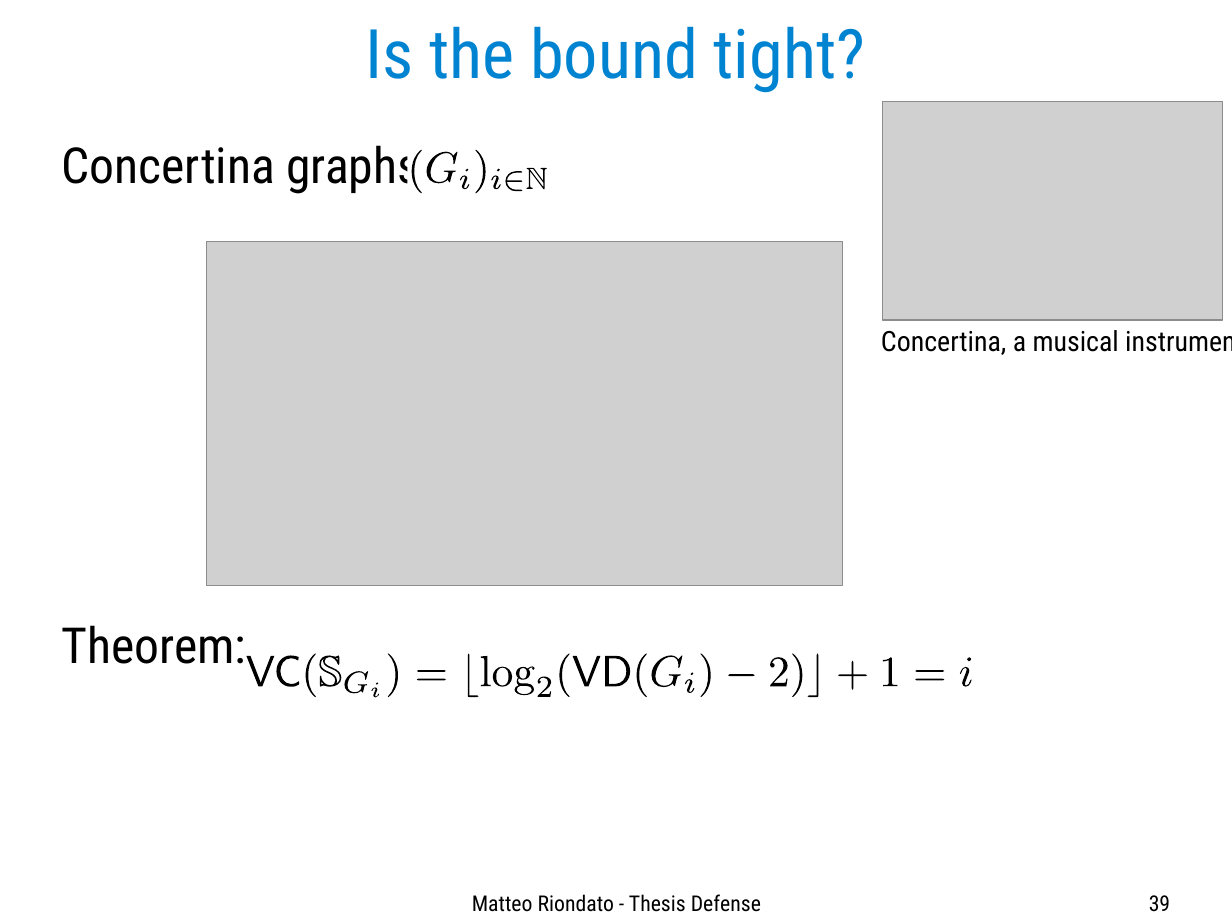
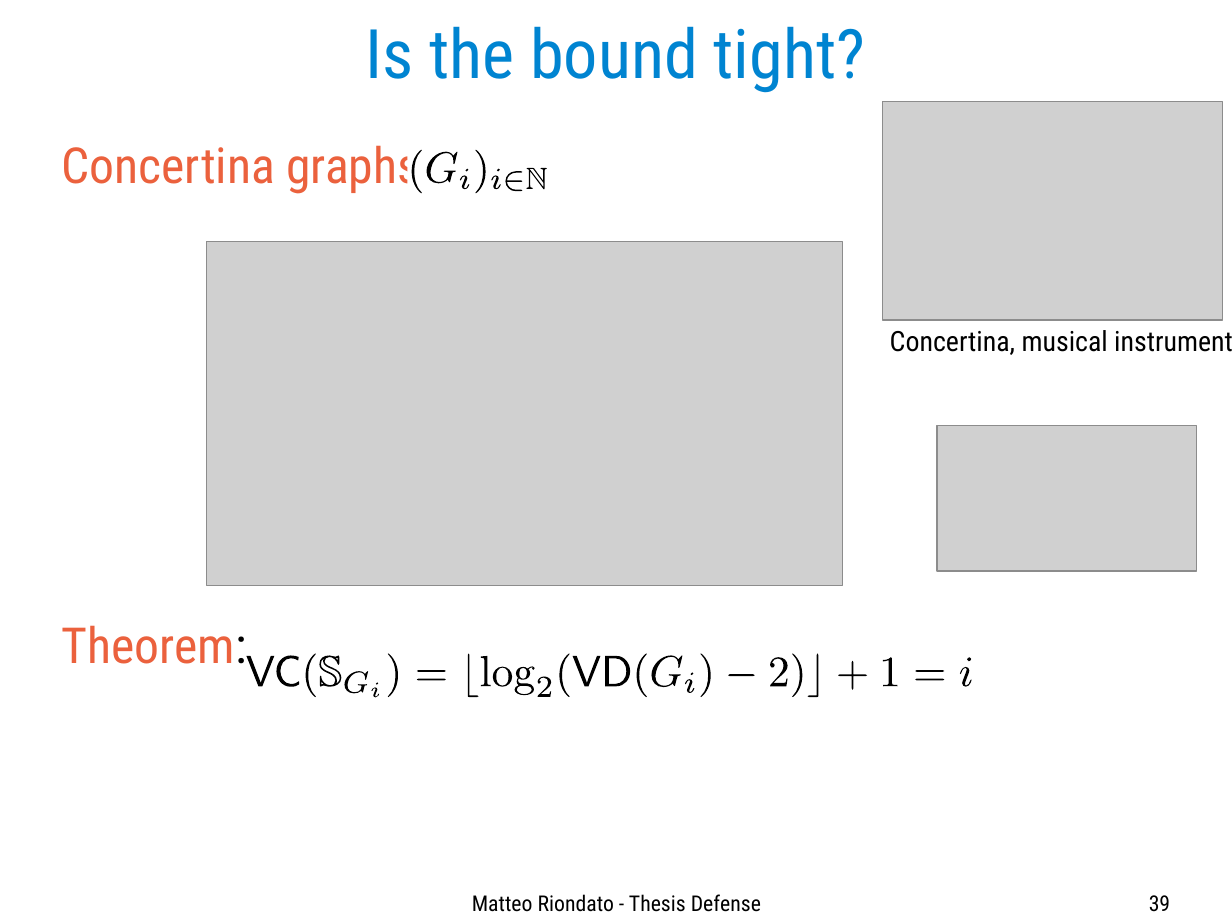
Before and after one commit to ZhizhongIsaacChen/dissertation, a slide deck: slide 39 of defense/Defense-talk.odp. Drawn at 1232x924 pixels with LibreOffice and Linux fonts; fonts in the diff are those of the drawing; grey boxes stand for pictures. Boxes give left, top, right and bottom in pixels: in the first picture for what was removed or moved away, otherwise in the second. Text is boxed around its words. In the diff, an @@ line names an element or a change of style, - is before the commit and + after.

Commit message:
Add style to the presentation.

```diff
--- a/defense/Defense-talk.odp
+++ b/defense/Defense-talk.odp
@@ text "Concertina graphs" at [62, 145, 420, 664]: text colour #000000 to #EB613D @@
@@ text at [890, 330, 1232, 355]: text changed @@
-Concertina, a musical instrument
+Concertina, musical instrument
@@ picture added at [938, 426, 1197, 571] @@
```
Also in this commit, not shown: 23 other slides changed, 15 other files.
